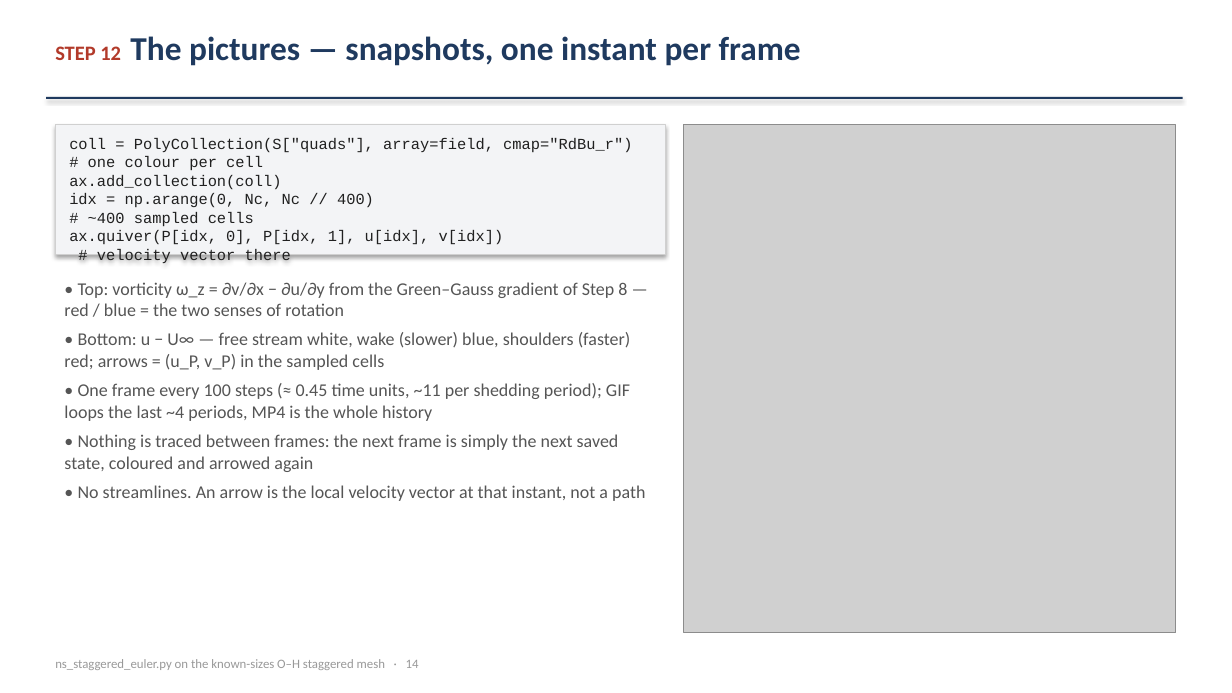
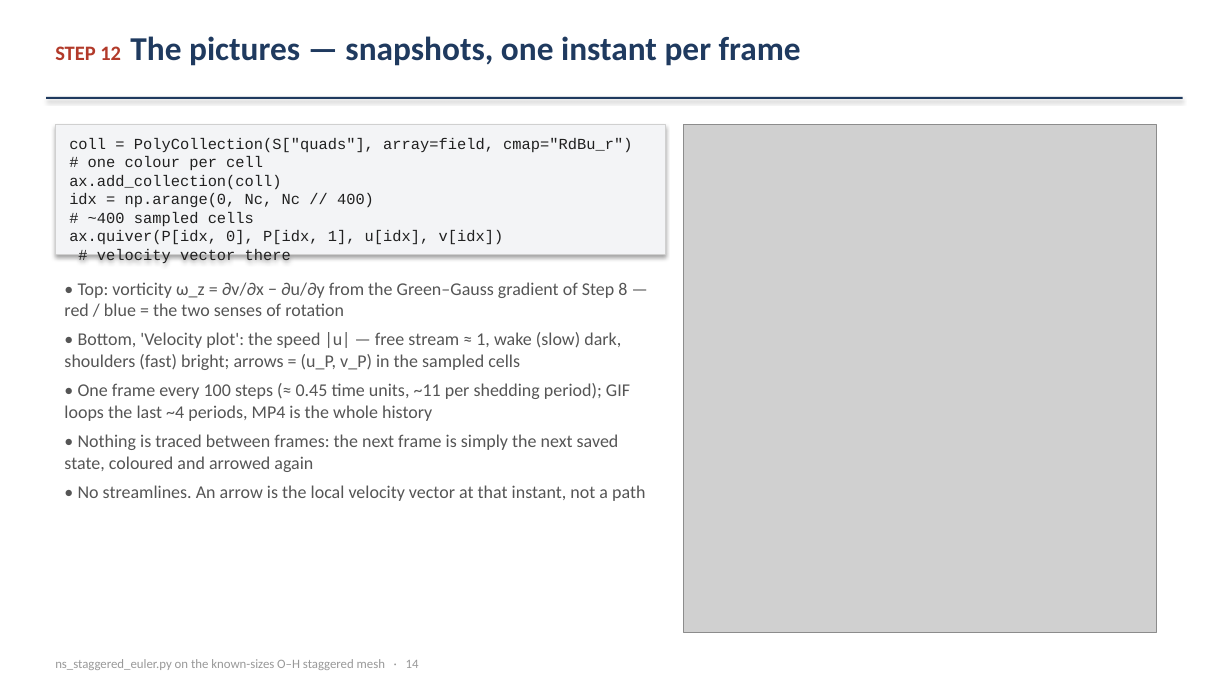
Before and after one commit to ichanwaheng/LES_working, a slide deck: slide 14 of cylinder_re150/demo/ns_staggered_12_steps.pptx. Drawn at 1232x693 pixels with LibreOffice and Linux fonts; fonts in the diff are those of the drawing; grey boxes stand for pictures. Boxes give left, top, right and bottom in pixels: in the first picture for what was removed or moved away, otherwise in the second. Text is boxed around its words. In the diff, an @@ line names an element or a change of style, - is before the commit and + after.

```diff
--- a/cylinder_re150/demo/ns_staggered_12_steps.pptx
+++ b/cylinder_re150/demo/ns_staggered_12_steps.pptx
@@ picture: place and size @@
-picture at [684, 125, 1176, 633]
+picture at [684, 125, 1156, 633]
@@ text at [64, 332, 621, 370]: text changed @@
-• Bottom: u − U∞ — free stream white, wake (slower) blue, shoulders (faster) red; arrows = (u_P, v_P) in the sampled cells
+• Bottom, 'Velocity plot': the speed |u| — free stream ≈ 1, wake (slow) dark, shoulders (fast) bright; arrows = (u_P, v_P) in the sampled cells
```
Also in this commit, not shown: 6 other slides changed, 10 other files.
